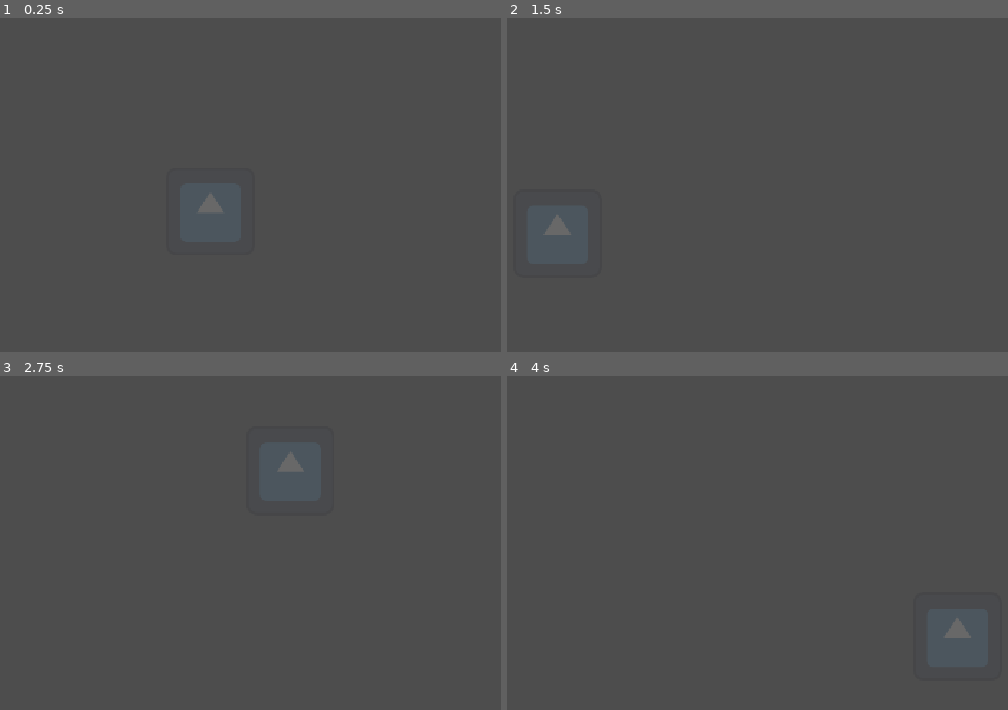
Above: before the commit, frames 1-4 (two rows, left to right).
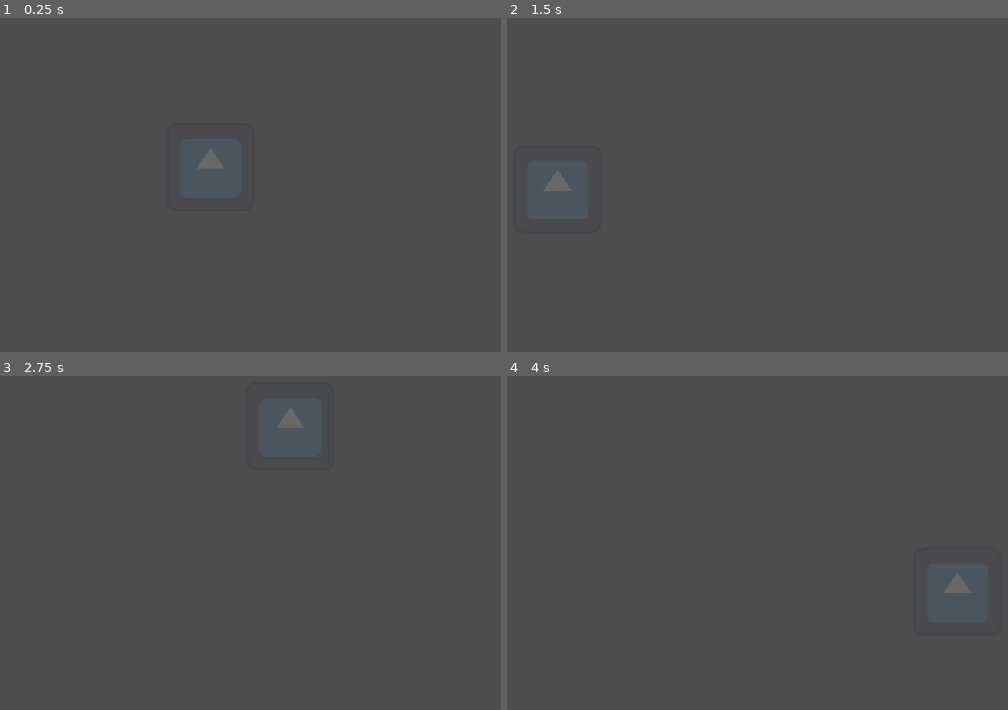
Above: after the commit, the same moments.

Repository: Jqmmy/Jam-game
Game: Godot game, scene res://Prefabs/traps/spikes.tscn
Two runs of this game, one before a commit and one after it. Both use one fixed random seed, a clock stepped at 60 frames per second and the inputs below. The project has no main scene, so this scene is started directly. The engine's default icon, where the game draws it, is replaced by a stand-in: a white triangle on a blue panel in a dark square.
Inputs (mouse positions are in pixels of both pictures, inside the frame that each line leads up to):
- Up to frame 1 (0.25 s): no input
- Up to frame 2 (1.5 s): tap Enter (ui_accept) at 0.5, 0.77, 1.25 s; move the mouse to (892, 188) at 0.52 s; press the mouse at (892, 188) at 0.53 s; hold D (right) from 0.53 s (still down); move the mouse to (557, 235) at 1.27 s; release the mouse at (557, 235) at 1.28 s; tap E (interact) at 1.35 s
- Up to frame 3 (2.75 s): tap Enter (ui_accept) at 1.52, 2 s; click (50, 593) at 1.55 s; move the mouse to (290, 469) at 2.02 s; release D (right) at 2.03 s; press the mouse at (290, 469) at 2.03 s; hold A (left) from 2.03 s (still down)
- Up to frame 4 (4 s): tap Enter (ui_accept) at 2.75, 3.02, 3.5, 3.77 s; move the mouse to (677, 659) at 2.77 s; release A (left) at 2.78 s; release the mouse at (677, 659) at 2.78 s; hold D (right) from 2.78 s (still down); click (677, 659) at 2.85 s; move the mouse to (957, 636) at 3.52 s; press the mouse at (957, 636) at 3.53 s; tap E (interact) at 3.6 s

The runs differ from the first frame. In frame 1, 0.3% of the frame differs, in the area x 39-45%, y 39-59%; in frame 2, 0.4%, in the area x 7-13%, y 45-65%; in frame 3, 0.3%; in frame 4, 0.3%.

Commit message:
fixed trap bugs

Diff:
--- a/Prefabs/traps/spikes.tscn
+++ b/Prefabs/traps/spikes.tscn
@@ -1,10 +1,11 @@
 [gd_scene load_steps=3 format=3 uid="uid://brt6efthm3gun"]
 
-[ext_resource type="PackedScene" uid="uid://3b4a57p053b2" path="res://Prefabs/traps/trap template/trap.tscn" id="1_iiq0v"]
+[ext_resource type="PackedScene" uid="uid://3b4a57p053b2" path="res://Prefabs/traps/trap template/trap template.tscn" id="1_iiq0v"]
 [ext_resource type="Texture2D" uid="uid://b4a1h4wxn032s" path="res://icon.svg" id="2_r8ew6"]
 
 [node name="Spikes" instance=ExtResource("1_iiq0v")]
+trap_name = "spikes"
 
-[node name="Sprite2D" parent="." index="0"]
+[node name="Sprite2D" parent="Node2D" index="0"]
 position = Vector2(0, -64)
 texture = ExtResource("2_r8ew6")
--- a/Prefabs/traps/trap template/trap UI.tscn
+++ b/Prefabs/traps/trap template/trap UI.tscn
@@ -18,6 +18,7 @@
 anchor_bottom = 1.0
 grow_horizontal = 2
 grow_vertical = 2
+focus_mode = 1
 theme = SubResource("Theme_v582m")
 icon = ExtResource("2_urwcj")
 expand_icon = true
--- /dev/null
+++ b/Prefabs/traps/trap template/trap template.tscn
@@ -0,0 +1,17 @@
+[gd_scene load_steps=2 format=3 uid="uid://3b4a57p053b2"]
+
+[ext_resource type="Script" uid="uid://xc0mdl0oncih" path="res://Trap.gd" id="1_h5cau"]
+
+[node name="trap template" type="Node2D"]
+top_level = true
+script = ExtResource("1_h5cau")
+placing_color = Color(1, 1, 1, 0.156863)
+metadata/_custom_type_script = "uid://xc0mdl0oncih"
+
+[node name="Node2D" type="Node2D" parent="."]
+
+[node name="Sprite2D" type="Sprite2D" parent="Node2D"]
+unique_name_in_owner = true
+
+[node name="RayCast2D" type="RayCast2D" parent="."]
+target_position = Vector2(0, 200)
--- a/Prefabs/traps/trap template/trap.tscn
+++ /dev/null
@@ -1,13 +0,0 @@
-[gd_scene load_steps=2 format=3 uid="uid://3b4a57p053b2"]
-
-[ext_resource type="Script" uid="uid://xc0mdl0oncih" path="res://Trap.gd" id="1_un38r"]
-
-[node name="Trap" type="Node2D"]
-top_level = true
-script = ExtResource("1_un38r")
-placing_color = Color(1, 1, 1, 0.156863)
-
-[node name="Sprite2D" type="Sprite2D" parent="."]
-
-[node name="RayCast2D" type="RayCast2D" parent="."]
-target_position = Vector2(0, 200)
--- a/Scenes/main.tscn
+++ b/Scenes/main.tscn
@@ -45,4 +45,4 @@
 position = Vector2(139, 135)
 
 [node name="spike item2" parent="." instance=ExtResource("5_kry3j")]
-position = Vector2(261, -7)
+position = Vector2(272, 134)
--- a/Scripts/player.gd
+++ b/Scripts/player.gd
@@ -14,12 +14,13 @@
 var camera_move_offset_up:float = 200
 var resting_hands_pos:Vector2
 var current_weapon:Weapon
-var trap_slots = {
-	"spikes" = {"amount" = 1, "trap_scene" = "location", }
-}
+var weapons:Array[Weapon] = []
+
 
 
 func _ready() -> void:
+	for weapon in hands.get_children():
+		weapons.append(weapon)
 	resting_hands_pos = hands.position
 
 func _process(delta: float) -> void:
--- a/Scripts/shotgun_item.gd
+++ b/Scripts/shotgun_item.gd
@@ -14,7 +14,6 @@
 	var player = get_tree().get_first_node_in_group("player")
 	player.add_weapon(shotgun)
 
-
 func _on_mouse_entered() -> void:
 	control.show()
 
--- a/Scripts/trap_ui.gd
+++ b/Scripts/trap_ui.gd
@@ -10,8 +10,10 @@
 
 func _on_button_button_down() -> void:
 	selected_trap.emit(trap)
+	button.release_focus()
 
-func initiate_ui(texture:Texture2D, trap_name:String):
+func initiate_ui(texture:Texture2D, trap_name:String, amount:int):
 	trap = trap_name.to_lower()
 	label.text = trap_name
+	amount_label.text = str(amount)
 	button.icon = texture
--- a/Scripts/traps_loader.gd
+++ b/Scripts/traps_loader.gd
@@ -1,6 +1,8 @@
 extends Node
 
 @onready var traps_container: HBoxContainer = $"../CanvasLayer/Control/traps container"
+var placing_trap:bool = false
+
 
 var traps:Dictionary = {
 
@@ -9,20 +11,30 @@
 func add_trap(trap_data:TrapData):
 	if traps.has(trap_data.trap_name.to_lower()):
 		traps[trap_data.trap_name.to_lower()]["amount"] += 1
+		traps[trap_data.trap_name.to_lower()]["ui"].amount_label.text = str(traps[trap_data.trap_name.to_lower()]["amount"])
 	else:
 		var trap_ui = preload("res://Prefabs/traps/trap template/trap UI.tscn").instantiate()
-		traps[trap_data.trap_name.to_lower()] = {"amount" = 1, "resource" = trap_data}
+		traps[trap_data.trap_name.to_lower()] = {"amount" = 1, "resource" = trap_data, "ui" = trap_ui}
 		var trap = traps[trap_data.trap_name.to_lower()]["resource"] as TrapData
 		traps_container.add_child(trap_ui)
-		trap_ui.initiate_ui(trap.texture, trap.trap_name)
+		trap_ui.initiate_ui(trap.texture, trap.trap_name, traps[trap_data.trap_name.to_lower()]["amount"])
 		trap_ui.selected_trap.connect(use_trap)
 
 
 func use_trap(trap_name:String):
-	var trap_selction = traps[trap_name]["resource"].trap_scene.instantiate() as Trap
-	trap_selction.placed.connect(used_trap)
-	add_child(trap_selction)
+	if !placing_trap:
+		placing_trap = true
+		var trap_selction = traps[trap_name]["resource"].trap_scene.instantiate() as Trap
+		trap_selction.placed.connect(used_trap)
+		trap_selction.cancled.connect(func(): placing_trap = false)
+		add_child(trap_selction)
 
 
-func used_trap():
-	pass
+func used_trap(trap_name:String):
+	placing_trap = false
+	traps[trap_name]["amount"] -= 1
+	if traps[trap_name]["amount"] <= 0:
+		traps[trap_name]["ui"].queue_free()
+		traps.erase(trap_name)
+	else:
+		traps[trap_name]["ui"].amount_label.text = str(traps[trap_name]["amount"])
--- a/Trap.gd
+++ b/Trap.gd
@@ -1,15 +1,18 @@
 extends Node2D
 class_name Trap
 #add code to place place trap as base code
-@onready var sprite_2d: Sprite2D = $Sprite2D
+@onready var sprite_2d: Sprite2D = %Sprite2D
+@onready var node_2d: Node2D = $Node2D
 @onready var ray_cast_2d: RayCast2D = $RayCast2D
 
 @export var placing_color:Color
+@export var trap_name:String
 
 var placing:bool = true
 
 ##emits when trap is placed
-signal placed
+signal placed(trap_name:String)
+signal cancled
 
 func _ready() -> void:
 	sprite_2d.modulate = placing_color
@@ -18,18 +21,19 @@
 	if placing:
 		global_position = get_global_mouse_position()
 		if ray_cast_2d.is_colliding():
-			sprite_2d.global_position = ray_cast_2d.get_collision_point()
+			node_2d.global_position = ray_cast_2d.get_collision_point()
 		else:
-			sprite_2d.position = Vector2.ZERO
+			node_2d.position = Vector2.ZERO
 
 	if Input.is_action_just_pressed("use weapon"):
 		if ray_cast_2d.is_colliding():
 			var place_point = ray_cast_2d.get_collision_point()
 			global_position = place_point
 			sprite_2d.modulate = Color(1.0, 1.0, 1.0, 1.0)
-			sprite_2d.position = Vector2.ZERO
+			node_2d.position = Vector2.ZERO
 			placing = false
-			placed.emit()
+			placed.emit(trap_name)
 
-	if Input.is_action_just_pressed("cancel trap"):
+	if Input.is_action_just_pressed("cancel trap") and placing:
+		cancled.emit()
 		queue_free()
--- a/project.godot
+++ b/project.godot
@@ -61,6 +61,16 @@
 "events": [Object(InputEventMouseButton,"resource_local_to_scene":false,"resource_name":"","device":-1,"window_id":0,"a …(258 unchanged characters)…
 ]
 }
+"weapon 1"={
+"deadzone": 0.2,
+"events": [Object(InputEventKey,"resource_local_to_scene":false,"resource_name":"","device":-1,"window_id":0,"alt_pressed":false,"shift_pressed":false,"ctrl_pressed":false,"meta_pressed":false,"pressed":false,"keycode":0,"physical_keycode":49,"key_label":0,"unicode":49,"location":0,"echo":false,"script":null)
+]
+}
+"weapon 2"={
+"deadzone": 0.2,
+"events": [Object(InputEventKey,"resource_local_to_scene":false,"resource_name":"","device":-1,"window_id":0,"alt_pressed":false,"shift_pressed":false,"ctrl_pressed":false,"meta_pressed":false,"pressed":false,"keycode":0,"physical_keycode":50,"key_label":0,"unicode":50,"location":0,"echo":false,"script":null)
+]
+}
 
 [layer_names]
 
